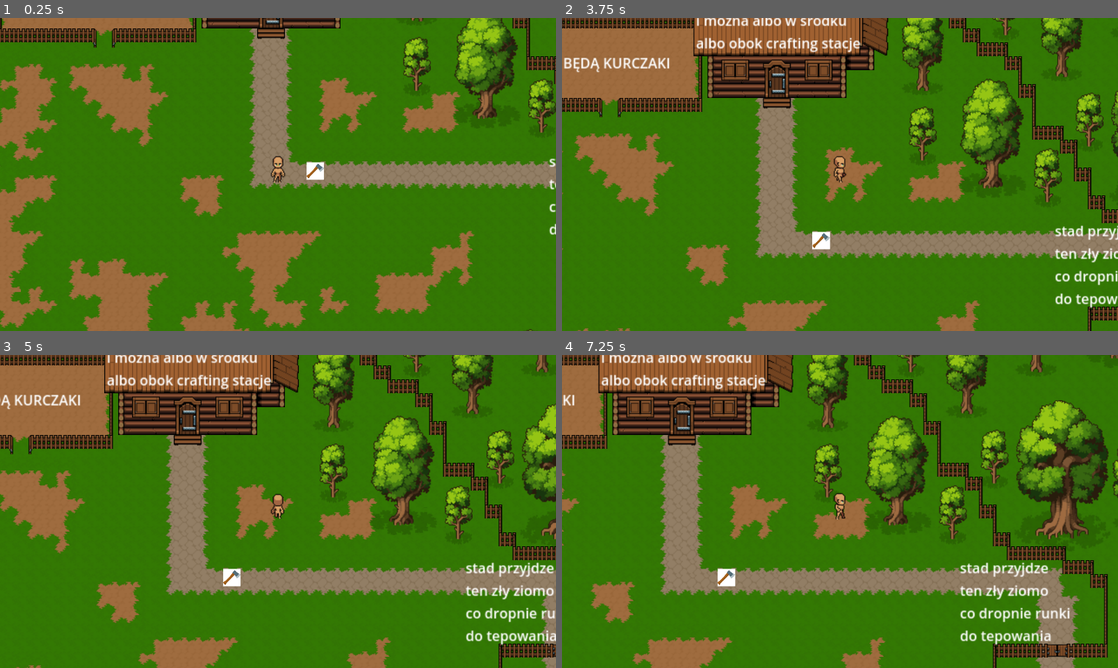
Above: before the commit, frames 1-4 (two rows, left to right).
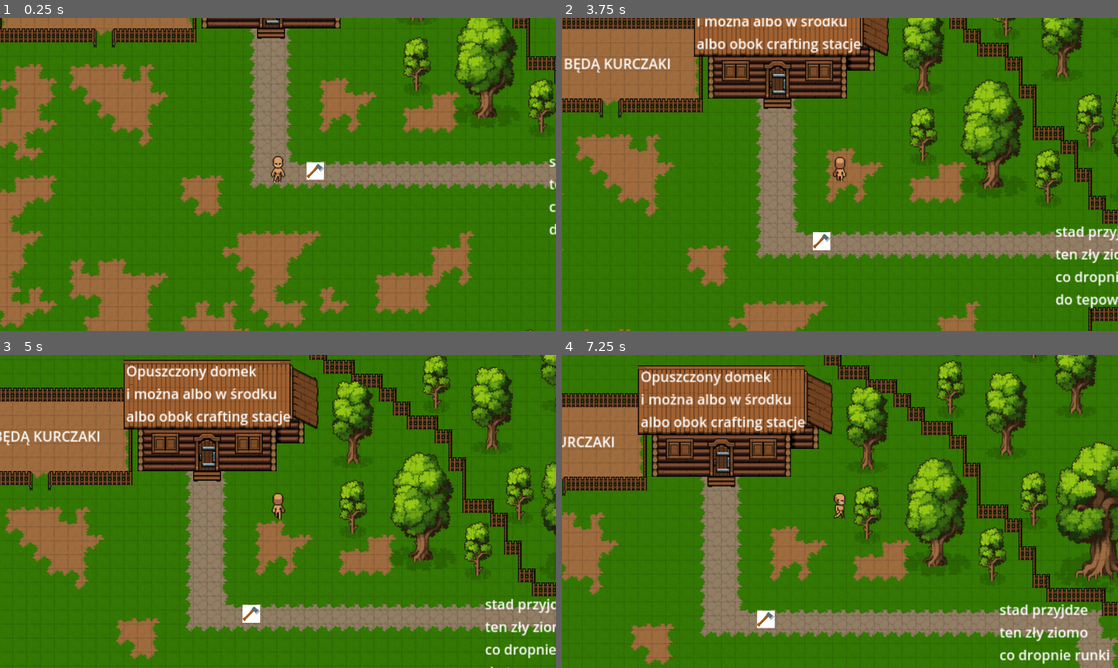
Above: after the commit, the same moments.

Repository: Stroin/2DScape
Game: Godot game, scene res://Scenes/Tutorial_Part1.tscn
The game is run twice, just before and just after one commit, with the same random seed, the same clock (stepped at 60 frames per second) and the same inputs. The project has no main scene, so this scene is started directly.
Inputs (mouse positions are in pixels of both pictures, inside the frame that each line leads up to):
- Up to frame 1 (0.25 s): no input
- Up to frame 2 (3.75 s): tap Enter at 0.5 s; drag from (1051, 61) to (840, 174) at 0.52 s; drag from (1084, 121) to (962, 80) at 1.27 s; move the mouse to (951, 89) at 2.02 s; click (951, 89) at 2.17 s; drag from (940, 21) to (1062, 146) at 2.77 s; drag from (1067, 27) to (1051, 168) at 3.52 s
- Up to frame 3 (5 s): drag from (511, 455) to (344, 470) at 4.27 s
- Up to frame 4 (7.25 s): move the mouse to (867, 511) at 5.02 s; click (867, 511) at 5.17 s; drag from (1101, 470) to (867, 470) at 5.77 s; move the mouse to (962, 495) at 6.52 s; click (962, 495) at 6.67 s

The runs differ from the first frame. In frame 1, less than 0.1% of the frame differs, in the area x 83-89%, y 3-13%; in frame 2, 12%; in frame 3, 55%; in frame 4, 61%, in the area x 0-100%, y 0-100%.

Commit message:
Fix bramka

Diff:
--- a/Assets/Tileset_save/Walls.tres
+++ b/Assets/Tileset_save/Walls.tres
@@ -2342,7 +2342,9 @@
 53:32/0 = 0
 53:32/0/physics_layer_0/polygon_0/points = PackedVector2Array(-8, -8, 8, -8, 8, 8, -8, 8, -8, -8)
 58:32/0 = 0
+58:32/0/physics_layer_0/polygon_0/points = PackedVector2Array(-8, -8, 8, -8, 8, 8, -8, 8)
 59:32/0 = 0
+59:32/0/physics_layer_0/polygon_0/points = PackedVector2Array(-8, -8, 8, -8, 8, 8, -8, 8)
 60:32/0 = 0
 61:32/0 = 0
 63:32/0 = 0
--- a/Scenes/Tutorial_Part1.tscn
+++ b/Scenes/Tutorial_Part1.tscn
@@ -74,9 +74,9 @@
 tile_set = ExtResource("6_iq4fj")
 
 [node name="DebugGrid" type="Node2D" parent="."]
-visible = false
 script = ExtResource("7_bk6tr")
 grid_manager_path = NodePath("../GridManager")
+line_opacity = 0.1
 
 [node name="PathfindingController" type="Node2D" parent="."]
 script = ExtResource("8_sbq4y")
